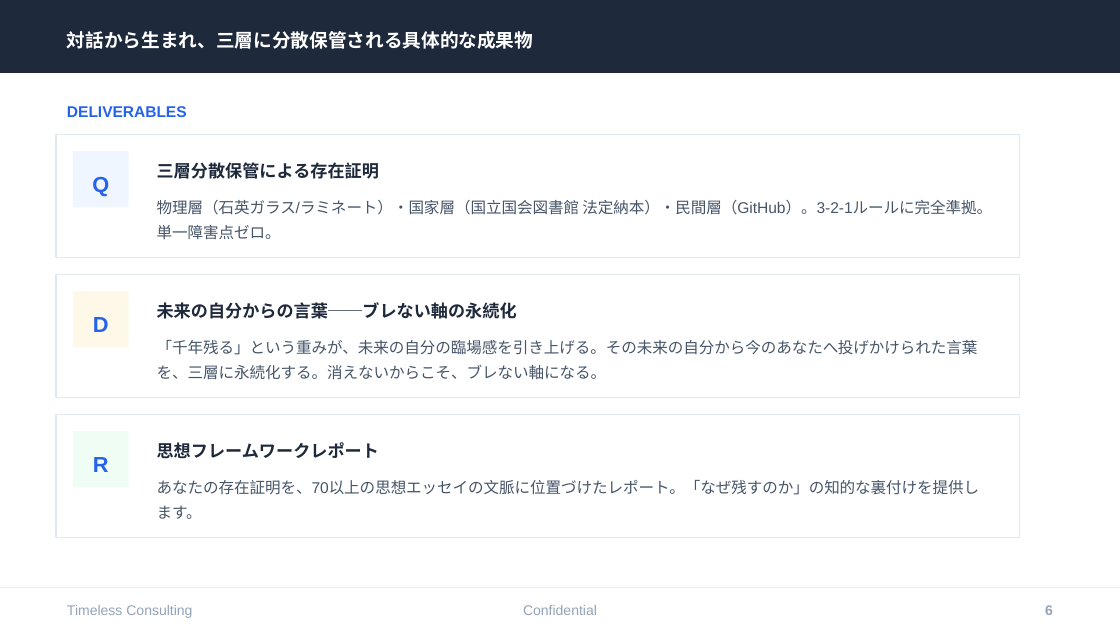
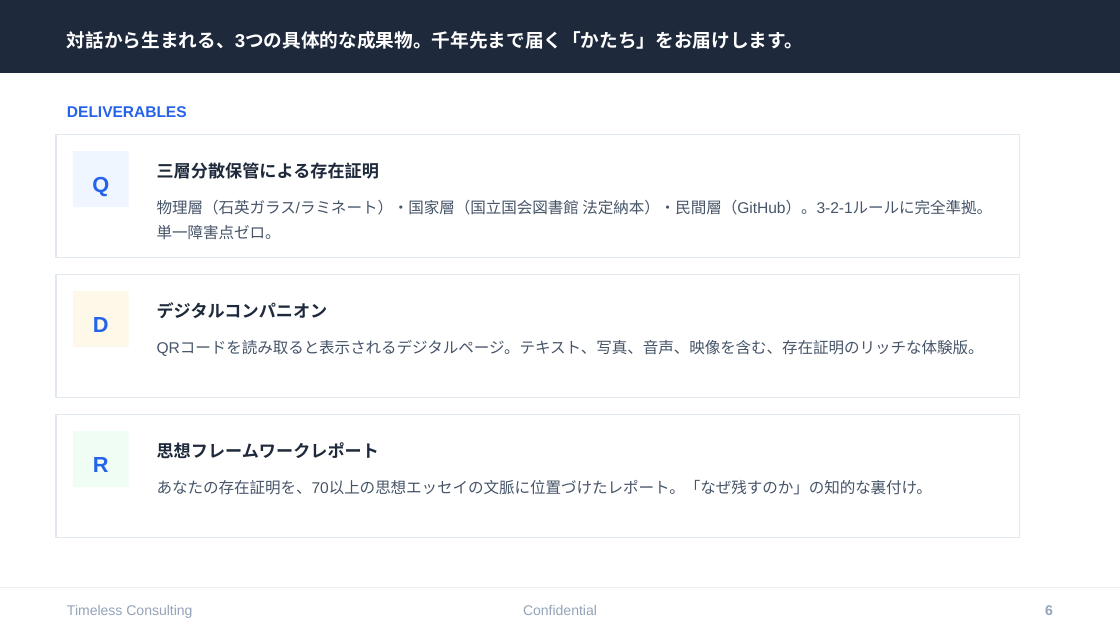
Before and after one commit to tokistorage/lp, a slide deck: slide 6 of tokistorage-client-deck.pptx. Drawn at 1120x630 pixels with LibreOffice and Linux fonts; fonts in the diff are those of the drawing. Boxes give left, top, right and bottom in pixels: in the first picture for what was removed or moved away, otherwise in the second. Text is boxed around its words. In the diff, an @@ line names an element or a change of style, - is before the commit and + after.

```diff
--- a/tokistorage-client-deck.pptx
+++ b/tokistorage-client-deck.pptx
@@ text at <box>67,31,803,49</box>: text changed @@
-対話から生まれ、三層に分散保管される具体的な成果物
+対話から生まれる、3つの具体的な成果物。千年先まで届く「かたち」をお届けします。
@@ text at <box>157,302,328,318</box>: text changed @@
-未来の自分からの言葉──ブレない軸の永続化
+デジタルコンパニオン
@@ text at <box>157,340,984,356</box>: text changed @@
-「千年残る」という重みが、未来の自分の臨場感を引き上げる。その未来の自分から今のあなたへ投げかけられた言葉を、三層に永続化する。消えないからこそ、ブレない軸になる。
+QRコードを読み取ると表示されるデジタルページ。テキスト、写真、音声、映像を含む、存在証明のリッチな体験版。
@@ text at <box>157,480,932,495</box>: text changed @@
-あなたの存在証明を、70以上の思想エッセイの文脈に位置づけたレポート。「なぜ残すのか」の知的な裏付けを提供します。
+あなたの存在証明を、70以上の思想エッセイの文脈に位置づけたレポート。「なぜ残すのか」の知的な裏付け。
```
Also in this commit, not shown: 8 other slides changed, 13 other files.
